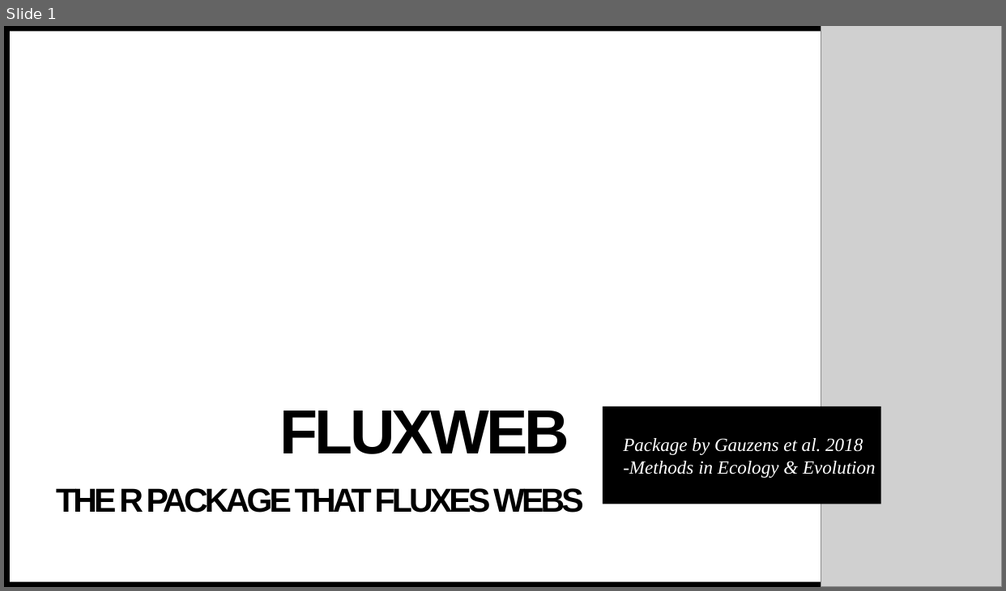
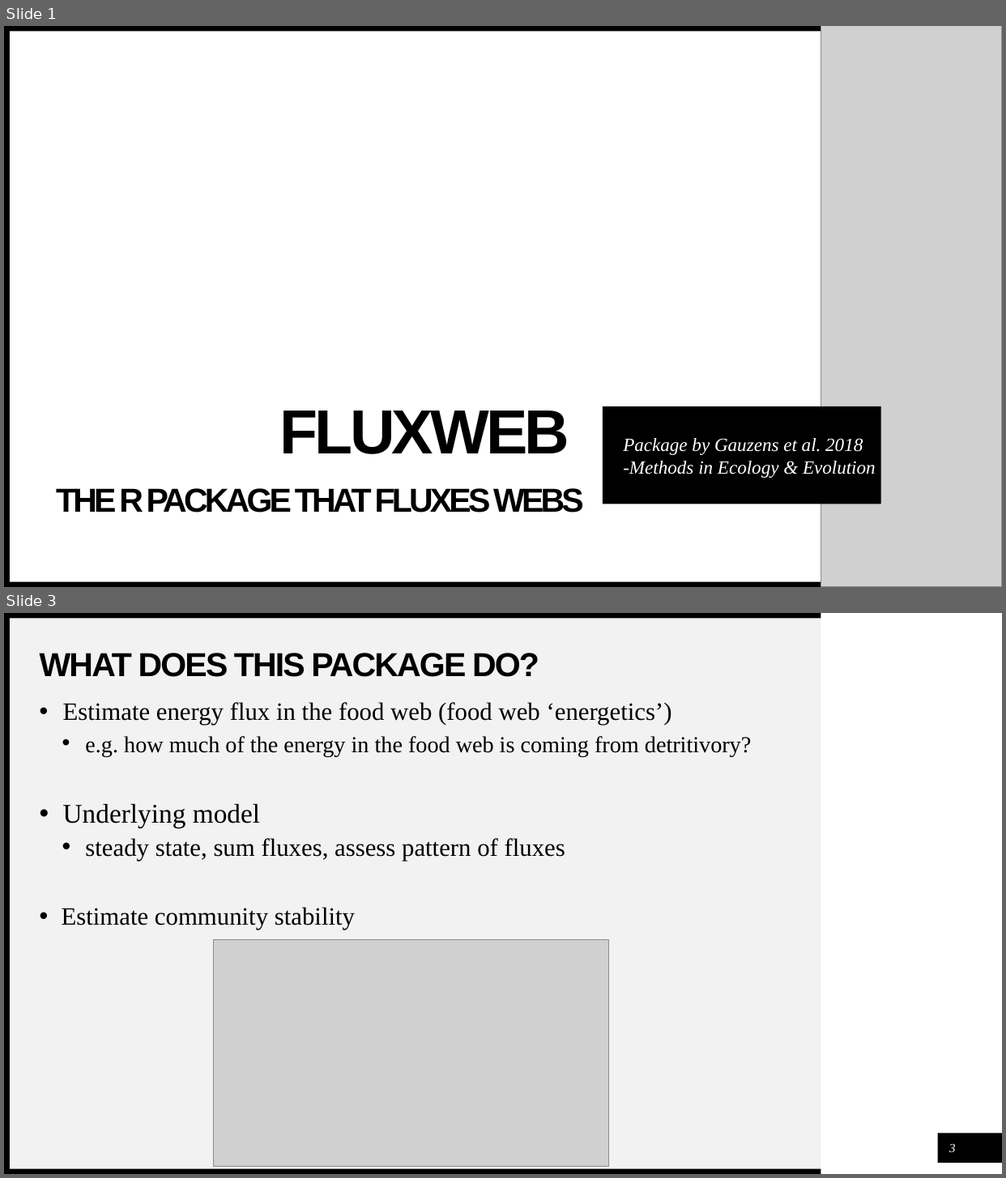
Before and after one commit to ISU-LunchinatoRs/Fluxweb, a slide deck: FLUXWEB.pptx. Shown one above the other, each under a label of ours: slide 1 before the commit, slides 1 and 3 after it; the slides between them are not shown. The pictures are 1006x591 and 1006x1178 pixels, drawn with LibreOffice and Linux fonts; fonts in the diff are those of the drawing; grey boxes stand for pictures. Boxes give left, top, right and bottom in pixels: in the first picture for what was removed or moved away, otherwise in the second. Text is boxed around its words. In the diff, an @@ line names an element or a change of style, - is before the commit and + after.

```diff
--- a/FLUXWEB.pptx
+++ b/FLUXWEB.pptx
@@ slide 3 added at (x1=4, y1=613, x2=1002, y2=1174), background #FFFFFF; not listed: 3 template elements that a slide beside it also shows @@
@@ rectangle added at (x1=10, y1=618, x2=821, y2=1169), fill #F2F2F2 @@
@@ title added at (x1=40, y1=653, x2=539, y2=677), 32 pt, text #000000, bold @@
+WHAT DOES THIS PACKAGE DO?
@@ text added at (x1=62, y1=702, x2=751, y2=930), 24 pt, text #000000 @@
+• Estimate energy flux in the food web (food web ‘energetics’)
+  • e.g. how much of the energy in the food web is coming from detritivory?
+• Underlying model
+  • steady state, sum fluxes, assess pattern of fluxes
+• Estimate community stability
@@ picture added at (x1=214, y1=940, x2=609, y2=1167) @@
@@ rectangle added at (x1=938, y1=1133, x2=1002, y2=1163), fill #000000 @@
@@ page number added at (x1=949, y1=1144, x2=956, y2=1152), 12 pt, text #FFFFFF, italic @@
+3
```
Also in this commit, not shown: 2 slides changed, 2 other slides added, 2 slides removed.
